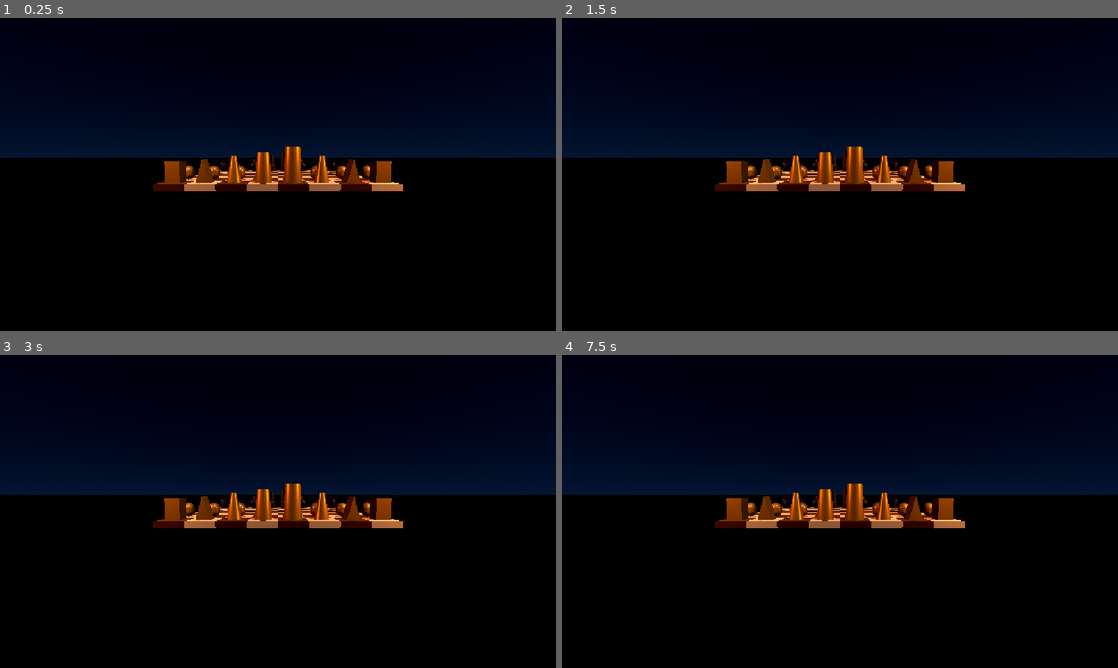
Above: before the commit, frames 1-4 (two rows, left to right).
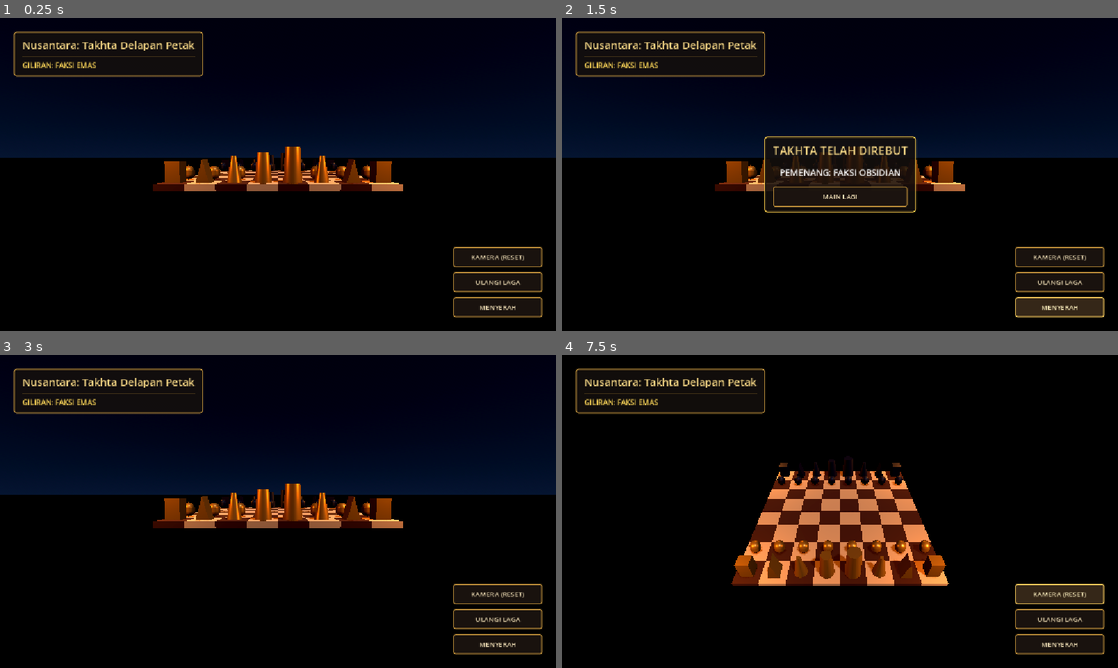
Above: after the commit, the same moments.

Repository: JavaneseIvankov/nusantara-chess
Game: Godot game, scene res://main/main.tscn
Two runs of this game, one before a commit and one after it. Both use one fixed random seed, a clock stepped at 60 frames per second and the inputs below.
Inputs (mouse positions are in pixels of both pictures, inside the frame that each line leads up to):
- Up to frame 1 (0.25 s): no input
- Up to frame 2 (1.5 s): click (1062, 280) at 0.5 s, where only the run after the commit has a clickable "ULANGI LAGA"; click (1062, 305) at 1.25 s, where only the run after the commit has a clickable "MENYERAH"
- Up to frame 3 (3 s): click (278, 533) at 2 s, where only the run after the commit has a clickable "MAIN LAGI"; click (500, 617) at 2.75 s, where only the run after the commit has a clickable "ULANGI LAGA"
- Up to frame 4 (7.5 s): click (1062, 642) at 3.5 s, where only the run after the commit has a clickable "MENYERAH"; click (840, 533) at 4.25 s, where only the run after the commit has a clickable "MAIN LAGI"; click (1062, 617) at 5 s, where only the run after the commit has a clickable "ULANGI LAGA"; click (1062, 642) at 5.75 s, where only the run after the commit has a clickable "MENYERAH"; click (840, 533) at 6.5 s, where only the run after the commit has a clickable "MAIN LAGI"; click (1062, 592) at 7.25 s, where only the run after the commit has a clickable "KAMERA (RESET)"

The runs differ from the first frame. In frame 1, 4.5% of the frame differs, in the area x 2-98%, y 4-96%; in frame 2, 9.4%; in frame 3, 4.5%; in frame 4, 36%, in the area x 0-100%, y 4-96%.

Commit message:
feat(ui): implement Nusantara-themed HUD overlay and main game controller
- Create GameHUD scene and script with dark wood and gold-bordered panels

- Display dynamic faction turn indicator and game-over victory modal

- Connect KAMERA (RESET), ULANGI LAGA, and MENYERAH buttons to main scene controller

Diff:
--- /dev/null
+++ b/main/main.gd
@@ -0,0 +1,35 @@
+extends Node3D
+
+@onready var camera_rig: Node3D = $CameraRig
+@onready var chess_board: Node3D = $ChessBoard
+@onready var game_hud: GameHUD = $GameHUD
+
+func _ready() -> void:
+	# Hubungkan sinyal dari papan catur ke UI
+	chess_board.turn_changed.connect(_on_turn_changed)
+	chess_board.game_over.connect(_on_game_over)
+
+	# Hubungkan tombol UI ke fungsi game
+	game_hud.camera_reset_requested.connect(_on_camera_reset)
+	game_hud.restart_requested.connect(_on_restart_game)
+	game_hud.forfeit_requested.connect(_on_forfeit_game)
+
+func _on_turn_changed(new_faction: ChessPiece.Faction) -> void:
+	game_hud.update_turn(new_faction)
+
+func _on_game_over(winner_faction: ChessPiece.Faction) -> void:
+	game_hud.show_winner(winner_faction)
+
+func _on_camera_reset() -> void:
+	if camera_rig.has_method("reset_camera"):
+		camera_rig.reset_camera()
+
+func _on_restart_game() -> void:
+	get_tree().reload_current_scene()
+
+func _on_forfeit_game() -> void:
+	if chess_board.is_game_over:
+		return
+	chess_board.is_game_over = true
+	var winner := ChessPiece.Faction.OBSIDIAN if chess_board.current_turn == ChessPiece.Faction.GOLD else ChessPiece.Faction.GOLD
+	game_hud.show_winner(winner)
--- a/main/main.tscn
+++ b/main/main.tscn
@@ -1,7 +1,9 @@
 [gd_scene format=3 uid="uid://cy0kkjtw1l5gb"]
 
 [ext_resource type="PackedScene" uid="uid://cssct0atfxtnp" path="res://scenes/board/chess_board.tscn" id="1_53q0u"]
+[ext_resource type="Script" uid="uid://ditvc1e3domkn" path="res://main/main.gd" id="1_c651c"]
 [ext_resource type="Script" uid="uid://cjaohubokj2kv" path="res://scripts/core/camera_rig.gd" id="1_pjrb6"]
+[ext_resource type="PackedScene" uid="uid://btgnvpabnejju" path="res://scenes/ui/game_hud.tscn" id="4_3wy1v"]
 
 [sub_resource type="ProceduralSkyMaterial" id="ProceduralSkyMaterial_7h7mn"]
 sky_top_color = Color(0.019607844, 0.03529412, 0.078431375, 1)
@@ -18,6 +20,7 @@
 glow_enabled = true
 
 [node name="Main" type="Node3D" unique_id=17699816]
+script = ExtResource("1_c651c")
 
 [node name="DirectionalLight3D" type="DirectionalLight3D" parent="." unique_id=707064591]
 transform = Transform3D(0.70710677, -0.579228, 0.4055798, 0, 0.57357645, 0.81915206, -0.70710677, -0.579228, 0.4055798, 0, 0, 0)
@@ -62,3 +65,5 @@
 light_color = Color(1, 0.48235294, 0.10980392, 1)
 light_energy = 3.5
 omni_range = 9.0
+
+[node name="GameHUD" parent="." unique_id=1670950217 instance=ExtResource("4_3wy1v")]
--- /dev/null
+++ b/scenes/ui/game_hud.gd
@@ -0,0 +1,155 @@
+class_name GameHUD
+extends Control
+
+signal camera_reset_requested
+signal restart_requested
+signal forfeit_requested
+
+var turn_label: Label
+var game_over_panel: PanelContainer
+var winner_label: Label
+
+func _ready() -> void:
+	set_anchors_and_offsets_preset(Control.PRESET_FULL_RECT)
+	mouse_filter = Control.MOUSE_FILTER_IGNORE # Agar klik mouse tetap tembus ke papan 3D
+
+	_build_top_left_header()
+	_build_bottom_right_controls()
+	_build_game_over_modal()
+
+func _create_nusantara_panel_style(border_color: Color = Color(0.76, 0.58, 0.24)) -> StyleBoxFlat:
+	var style := StyleBoxFlat.new()
+	style.bg_color = Color(0.08, 0.06, 0.05, 0.85) # Kayu gelap semi-transparan
+	style.border_color = border_color
+	style.set_border_width_all(2)
+	style.set_corner_radius_all(6)
+	style.content_margin_left = 18
+	style.content_margin_right = 18
+	style.content_margin_top = 12
+	style.content_margin_bottom = 12
+	return style
+
+func _create_button_style(is_hover: bool = false) -> StyleBoxFlat:
+	var style := StyleBoxFlat.new()
+	style.bg_color = Color(0.22, 0.16, 0.10, 0.95) if is_hover else Color(0.11, 0.08, 0.06, 0.90)
+	style.border_color = Color(0.95, 0.78, 0.35) if is_hover else Color(0.72, 0.54, 0.22)
+	style.set_border_width_all(2)
+	style.set_corner_radius_all(4)
+	style.content_margin_left = 20
+	style.content_margin_right = 20
+	style.content_margin_top = 10
+	style.content_margin_bottom = 10
+	return style
+
+# 1. Header Judul & Indikator Giliran (Pojok Kiri Atas)
+func _build_top_left_header() -> void:
+	var panel := PanelContainer.new()
+	panel.position = Vector2(28, 28)
+	panel.add_theme_stylebox_override("panel", _create_nusantara_panel_style())
+	add_child(panel)
+
+	var vbox := VBoxContainer.new()
+	vbox.add_theme_constant_override("separation", 6)
+	panel.add_child(vbox)
+
+	var title := Label.new()
+	title.text = "Nusantara: Takhta Delapan Petak"
+	title.add_theme_font_size_override("font_size", 22)
+	title.add_theme_color_override("font_color", Color(0.96, 0.84, 0.52))
+	vbox.add_child(title)
+
+	var sep := HSeparator.new()
+	sep.modulate = Color(0.76, 0.58, 0.24, 0.6)
+	vbox.add_child(sep)
+
+	turn_label = Label.new()
+	turn_label.text = "GILIRAN: FAKSI EMAS"
+	turn_label.add_theme_font_size_override("font_size", 15)
+	turn_label.add_theme_color_override("font_color", Color(1.0, 0.85, 0.35))
+	vbox.add_child(turn_label)
+
+# 2. Tombol Kontrol (Pojok Kanan Bawah)
+func _build_bottom_right_controls() -> void:
+	var margin := MarginContainer.new()
+	margin.set_anchors_and_offsets_preset(Control.PRESET_BOTTOM_RIGHT)
+	margin.grow_horizontal = Control.GROW_DIRECTION_BEGIN
+	margin.grow_vertical = Control.GROW_DIRECTION_BEGIN
+	margin.add_theme_constant_override("margin_right", 28)
+	margin.add_theme_constant_override("margin_bottom", 28)
+	add_child(margin)
+
+	var vbox := VBoxContainer.new()
+	vbox.add_theme_constant_override("separation", 10)
+	margin.add_child(vbox)
+
+	var btn_camera := _make_styled_button("KAMERA (RESET)")
+	btn_camera.pressed.connect(func(): camera_reset_requested.emit())
+	vbox.add_child(btn_camera)
+
+	var btn_restart := _make_styled_button("ULANGI LAGA")
+	btn_restart.pressed.connect(func(): restart_requested.emit())
+	vbox.add_child(btn_restart)
+
+	var btn_forfeit := _make_styled_button("MENYERAH")
+	btn_forfeit.pressed.connect(func(): forfeit_requested.emit())
+	vbox.add_child(btn_forfeit)
+
+func _make_styled_button(label_text: String) -> Button:
+	var btn := Button.new()
+	btn.text = label_text
+	btn.custom_minimum_size = Vector2(185, 42)
+	btn.add_theme_font_size_override("font_size", 14)
+	btn.add_theme_color_override("font_color", Color(0.95, 0.88, 0.72))
+	btn.add_theme_color_override("font_hover_color", Color(1.0, 0.95, 0.75))
+	btn.add_theme_stylebox_override("normal", _create_button_style(false))
+	btn.add_theme_stylebox_override("hover", _create_button_style(true))
+	btn.add_theme_stylebox_override("pressed", _create_button_style(true))
+	return btn
+
+# 3. Panel Pengumuman Pemenang (Tengah Layar)
+func _build_game_over_modal() -> void:
+	game_over_panel = PanelContainer.new()
+	game_over_panel.visible = false
+	game_over_panel.set_anchors_and_offsets_preset(Control.PRESET_CENTER)
+	game_over_panel.grow_horizontal = Control.GROW_DIRECTION_BOTH
+	game_over_panel.grow_vertical = Control.GROW_DIRECTION_BOTH
+	game_over_panel.add_theme_stylebox_override("panel", _create_nusantara_panel_style(Color(1.0, 0.82, 0.3)))
+	add_child(game_over_panel)
+
+	var vbox := VBoxContainer.new()
+	vbox.add_theme_constant_override("separation", 16)
+	vbox.alignment = BoxContainer.ALIGNMENT_CENTER
+	game_over_panel.add_child(vbox)
+
+	var heading := Label.new()
+	heading.text = "TAKHTA TELAH DIREBUT"
+	heading.horizontal_alignment = HORIZONTAL_ALIGNMENT_CENTER
+	heading.add_theme_font_size_override("font_size", 24)
+	heading.add_theme_color_override("font_color", Color(0.96, 0.84, 0.52))
+	vbox.add_child(heading)
+
+	winner_label = Label.new()
+	winner_label.text = "PEMENANG: FAKSI EMAS"
+	winner_label.horizontal_alignment = HORIZONTAL_ALIGNMENT_CENTER
+	winner_label.add_theme_font_size_override("font_size", 18)
+	winner_label.add_theme_color_override("font_color", Color(1.0, 1.0, 1.0))
+	vbox.add_child(winner_label)
+
+	var btn_play_again := _make_styled_button("MAIN LAGI")
+	btn_play_again.pressed.connect(func(): restart_requested.emit())
+	vbox.add_child(btn_play_again)
+
+func update_turn(faction: ChessPiece.Faction) -> void:
+	if faction == ChessPiece.Faction.GOLD:
+		turn_label.text = "GILIRAN: FAKSI EMAS"
+		turn_label.add_theme_color_override("font_color", Color(1.0, 0.85, 0.35))
+	else:
+		turn_label.text = "GILIRAN: FAKSI OBSIDIAN"
+		turn_label.add_theme_color_override("font_color", Color(0.72, 0.82, 0.96))
+
+func show_winner(winner_faction: ChessPiece.Faction) -> void:
+	if winner_faction == ChessPiece.Faction.GOLD:
+		winner_label.text = "PEMENANG: FAKSI EMAS"
+	else:
+		winner_label.text = "PEMENANG: FAKSI OBSIDIAN"
+	game_over_panel.visible = true
--- /dev/null
+++ b/scenes/ui/game_hud.tscn
@@ -0,0 +1,12 @@
+[gd_scene format=3 uid="uid://btgnvpabnejju"]
+
+[ext_resource type="Script" uid="uid://dac8cbxt2m0k" path="res://scenes/ui/game_hud.gd" id="1_xsr0h"]
+
+[node name="GameHUD" type="Control" unique_id=1670950217]
+layout_mode = 3
+anchors_preset = 15
+anchor_right = 1.0
+anchor_bottom = 1.0
+grow_horizontal = 2
+grow_vertical = 2
+script = ExtResource("1_xsr0h")
--- a/scripts/core/camera_rig.gd
+++ b/scripts/core/camera_rig.gd
@@ -43,3 +43,8 @@
 	rotation.y = lerp_angle(rotation.y, target_yaw, weight)
 	pitch_pivot.rotation.x = lerp(pitch_pivot.rotation.x, target_pitch, weight)
 	camera.position.z = lerp(camera.position.z, target_zoom, weight)
+
+func reset_camera() -> void:
+	target_yaw = 0.0
+	target_pitch = deg_to_rad(-45.0)
+	target_zoom = 10.5
Not shown, added: main/main.gd.uid
Not shown, added: scenes/ui/game_hud.gd.uid
